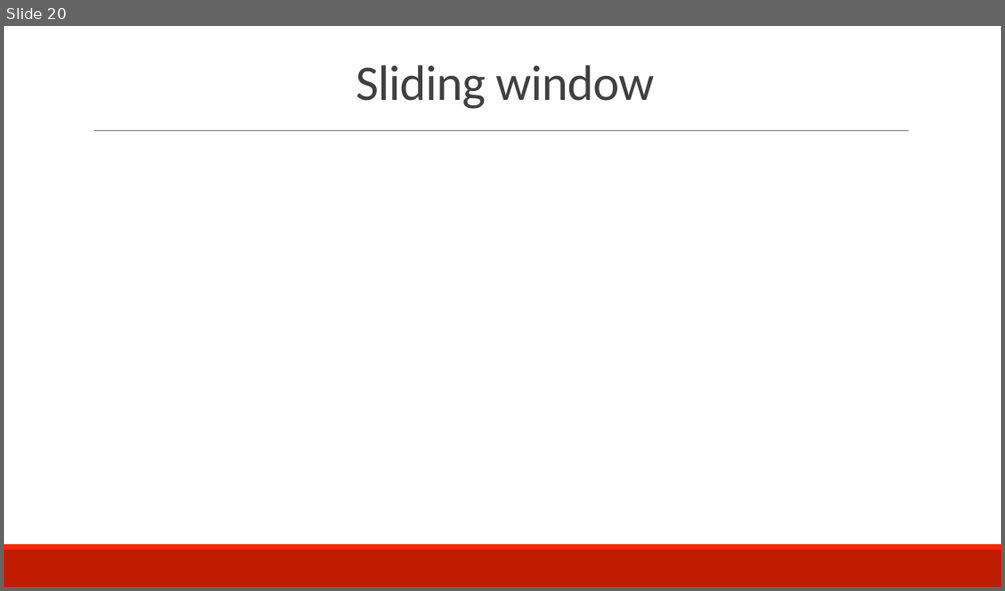
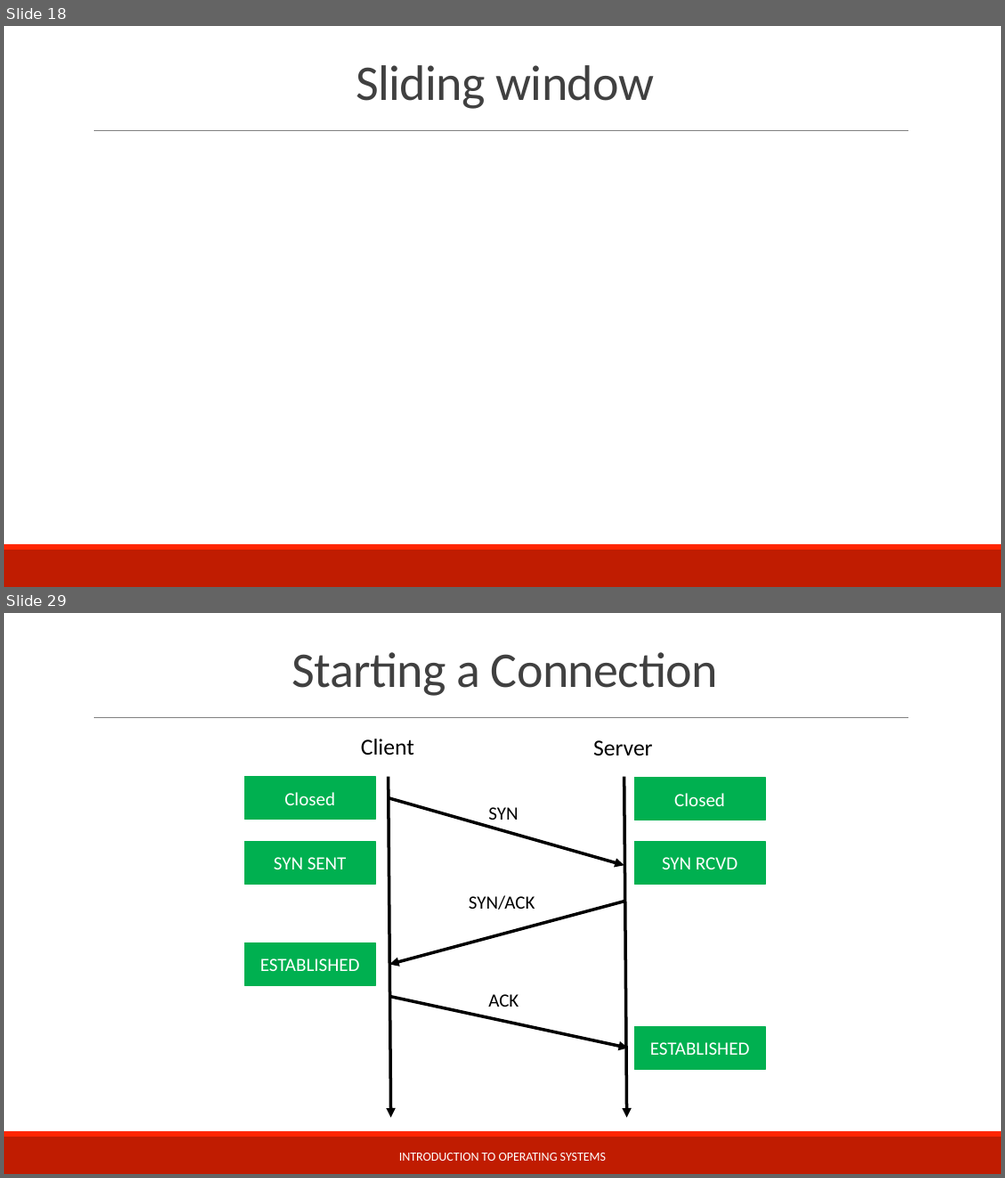
Before and after one commit to teachbsd/course, a slide deck: undergraduate/lectures/communication.pptx. Shown one above the other, each under a label of ours: slide 20 before the commit, slides 18 and 29 after it; the slides between them are not shown. The pictures are 1005x591 and 1005x1178 pixels, drawn with LibreOffice and Linux fonts; fonts in the diff are those of the drawing; background and template pictures are left out. Boxes give left, top, right and bottom in pixels: in the first picture for what was removed or moved away, otherwise in the second. Text is boxed around its words. In the diff, an @@ line names an element or a change of style, - is before the commit and + after.

```diff
--- a/undergraduate/lectures/communication.pptx
+++ b/undergraduate/lectures/communication.pptx
@@ slide 29 added at [4, 613, 1001, 1174], background #FFFFFF; not listed: 3 template elements that a slide beside it also shows @@
@@ title added at [292, 652, 718, 696], 48 pt, text #404040 @@
+Starting a Connection
@@ text added at [361, 738, 414, 755], 22 pt, text #000000 @@
+Client
@@ text added at [593, 740, 653, 755], 22 pt, text #000000 @@
+Server
@@ rectangle added at [245, 777, 375, 819], fill #00B050, outline #00B050 1.25 pt, 18 pt, text #FFFFFF @@
+Closed
@@ arrow added from (388, 777) to (390, 1117), #000000 3 pt @@
@@ arrow added from (388, 798) to (624, 865), #000000 3 pt @@
@@ arrow added from (624, 777) to (627, 1117), #000000 3 pt @@
@@ rectangle added at [634, 778, 764, 820], fill #00B050, outline #00B050 1.25 pt, 18 pt, text #FFFFFF @@
+Closed
@@ text added at [488, 807, 518, 819], 18 pt, text #000000 @@
+SYN
@@ rectangle added at [245, 841, 375, 884], fill #00B050, outline #00B050 1.25 pt, 18 pt, text #FFFFFF @@
+SYN SENT
@@ rectangle added at [634, 841, 764, 884], fill #00B050, outline #00B050 1.25 pt, 18 pt, text #FFFFFF @@
+SYN RCVD
@@ arrow added from (625, 900) to (390, 965), #000000 3 pt @@
@@ text added at [469, 895, 535, 909], 18 pt, text #000000 @@
+SYN/ACK
@@ rectangle added at [245, 943, 375, 985], fill #00B050, outline #00B050 1.25 pt, 18 pt, text #FFFFFF @@
+ESTABLISHED
@@ arrow added from (390, 997) to (629, 1047), #000000 3 pt @@
@@ text added at [488, 994, 518, 1006], 18 pt, text #000000 @@
+ACK
@@ rectangle added at [634, 1027, 764, 1070], fill #00B050, outline #00B050 1.25 pt, 18 pt, text #FFFFFF @@
+ESTABLISHED
@@ text added at [399, 1152, 606, 1160], 12 pt, text #FFFFFF @@
+INTRODUCTION TO OPERATING SYSTEMS
@@ what was slide 20 is now slide 18 @@
```
Also in this commit, not shown: 21 slides changed, 7 other slides added, 13 slides removed.
